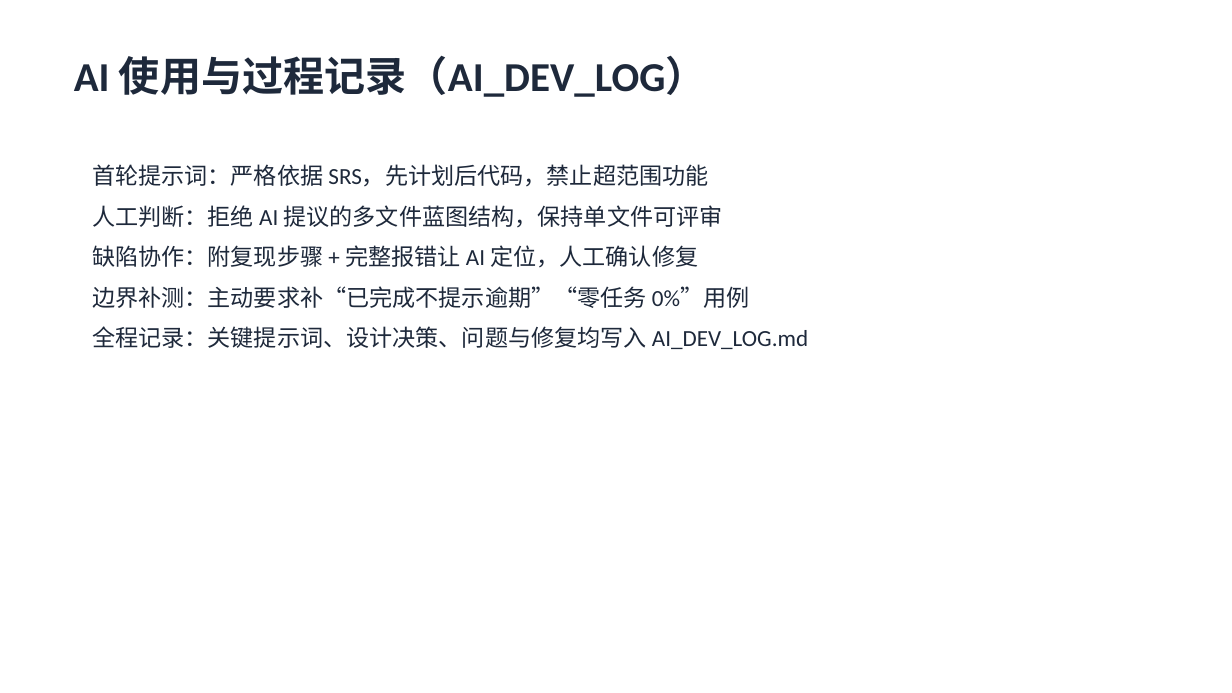
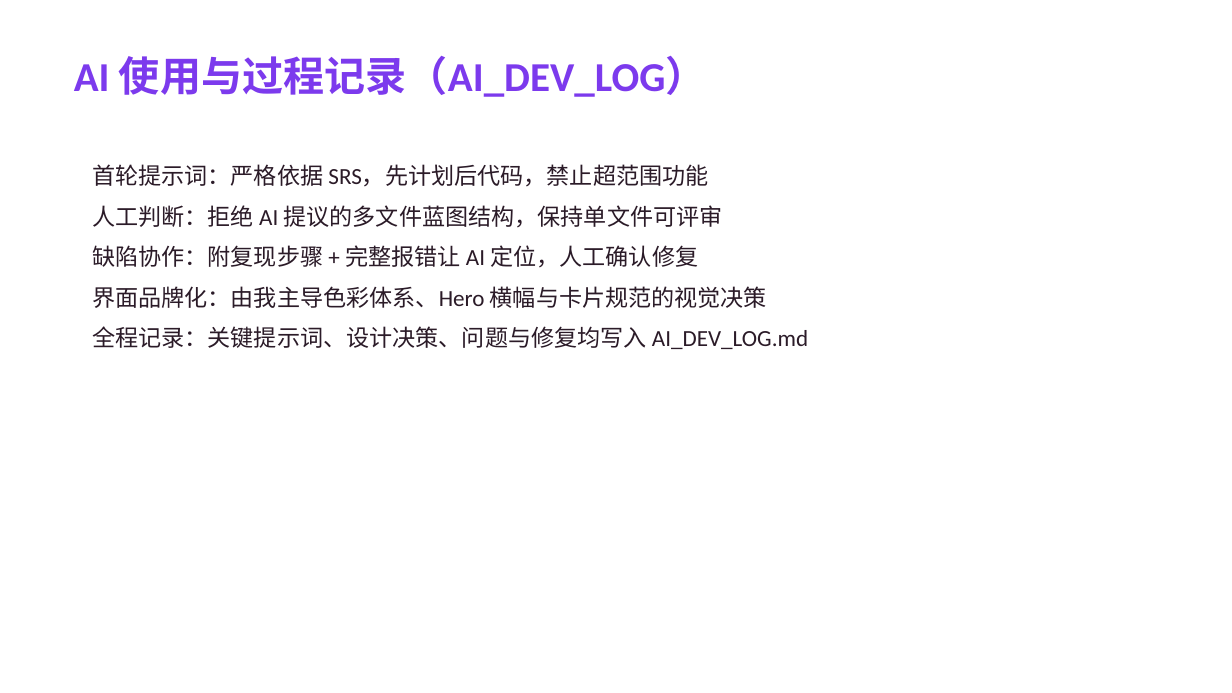
Before and after one commit to cql123-love/study-task, a slide deck: slide 6 of docs/实验一演示PPT.pptx. Drawn at 1232x693 pixels with LibreOffice and Linux fonts; fonts in the diff are those of the drawing. Boxes give left, top, right and bottom in pixels: in the first picture for what was removed or moved away, otherwise in the second. Text is boxed around its words. In the diff, an @@ line names an element or a change of style, - is before the commit and + after.

Commit message:
feat: 界面品牌化改版——CQL's World 粉色主题
- 品牌名改为 CQL's World（项目代号 StudyTask 保留），粉紫渐变视觉体系
- 首页新增渐变 Hero 欢迎横幅，统计卡片加顶部渐变描边与渐变数字
- 全局圆角体系 16px 卡片 + 999px 胶囊按钮，表单聚焦粉色光晕
- 空状态/详情/删除页文案品牌化（🌸 / ✦ / 💔）
- 同步更新 README、验收表、作业提交说明、实验报告、演示PPT
- AI_DEV_LOG 记录问题4（改版文案引发测试断言失败→同步断言后13条全过）

```diff
--- a/docs/实验一演示PPT.pptx
+++ b/docs/实验一演示PPT.pptx
@@ text "AI 使用与过程记录（AI_DEV_LOG）" at [74, 56, 707, 97]: text colour #1E293B to #7C3AED @@
@@ text at [92, 164, 808, 349]: text colour #1E293B to #2B1B28 in "首轮提示词：严格依据 SRS，先计划后代码，禁止超范围功能", "人工判断：拒绝 AI 提议的多文件蓝图结构，保持单文件可评审", "缺陷协作：附复现步骤 + 完整报错让 AI 定位，人工确认修复", "全程记录：关键提示词、设计决策、问题与修复均写入 AI_DEV_LOG.md" @@
@@ text at [92, 286, 767, 308]: text changed; text colour #1E293B to #2B1B28 @@
-边界补测：主动要求补“已完成不提示逾期”“零任务 0%”用例
+界面品牌化：由我主导色彩体系、Hero 横幅与卡片规范的视觉决策
```
Also in this commit, not shown: 6 other slides changed, 12 other files.
